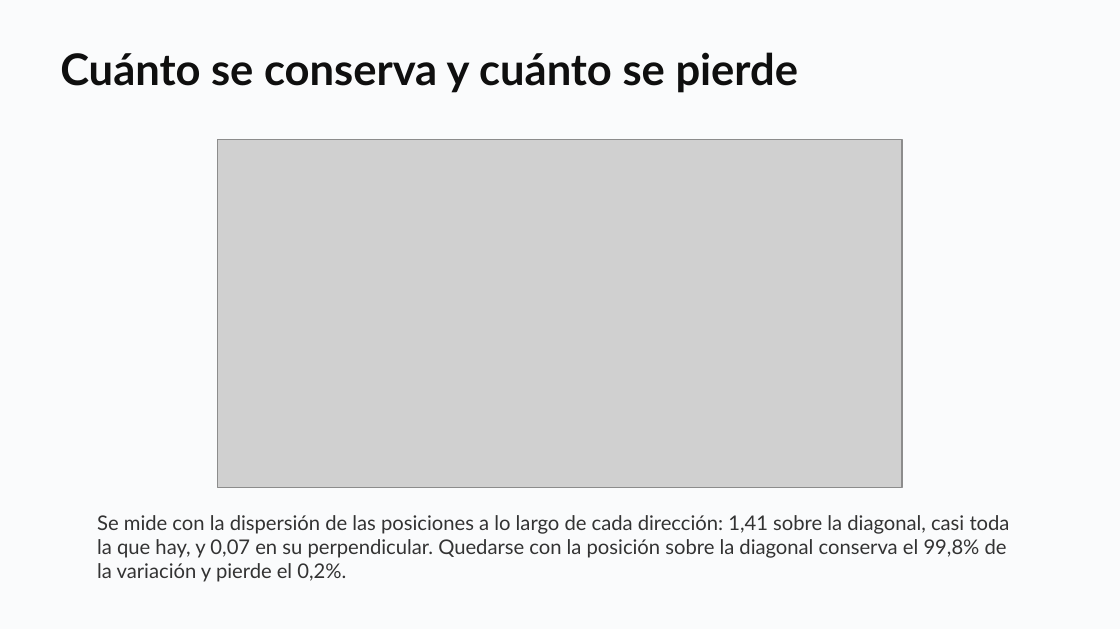
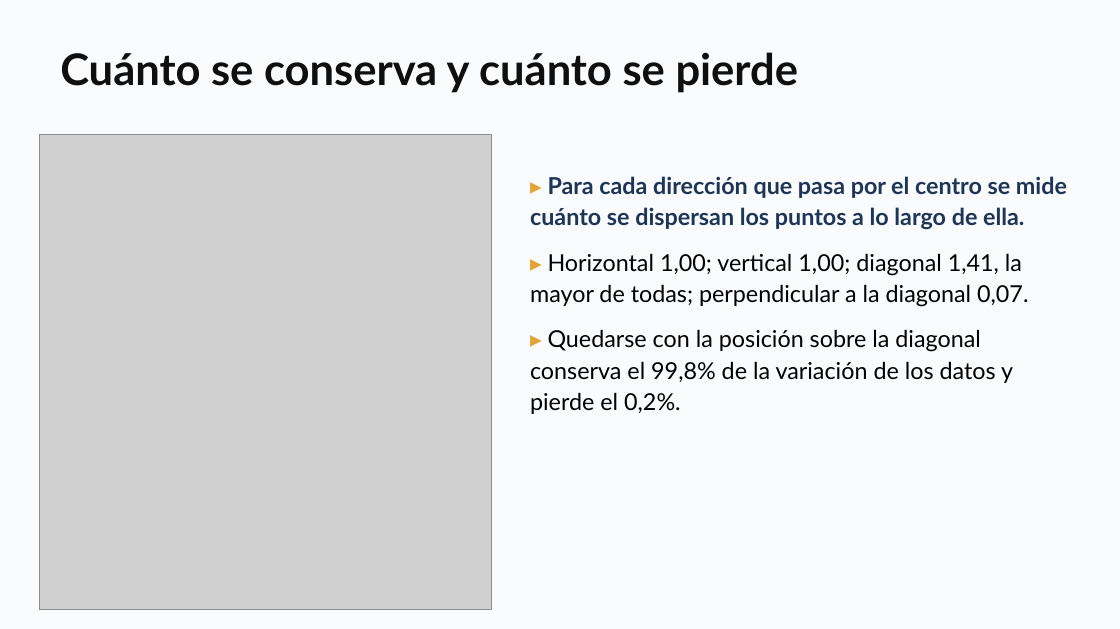
Before and after one commit to daniopitz/diplomado-cdd, a slide deck: slide 12 of presentaciones/clase08_componentes_principales.pptx. Drawn at 1120x629 pixels with LibreOffice and Linux fonts; fonts in the diff are those of the drawing; grey boxes stand for pictures. Boxes give left, top, right and bottom in pixels: in the first picture for what was removed or moved away, otherwise in the second. Text is boxed around its words. In the diff, an @@ line names an element or a change of style, - is before the commit and + after.

```diff
--- a/presentaciones/clase08_componentes_principales.pptx
+++ b/presentaciones/clase08_componentes_principales.pptx
@@ picture: place and size @@
-picture at [218,140,903,488]
+picture at [39,134,492,610]
@@ text at [530,176,1067,414]: text changed; size 13 to 15 pt; text colour #333333 to #000000 @@
-Se mide con la dispersión de las posiciones a lo largo de cada dirección: 1,41 sobre la diagonal, casi toda la que hay, y 0,07 en su perpendicular. Quedarse con la posición sobre la diagonal conserva el 99,8% de la variación y pierde el 0,2%.
+▸ Para cada dirección que pasa por el centro se mide cuánto se dispersan los puntos a lo largo de ella.
+▸ Horizontal 1,00; vertical 1,00; diagonal 1,41, la mayor de todas; perpendicular a la diagonal 0,07.
+▸ Quedarse con la posición sobre la diagonal conserva el 99,8% de la variación de los datos y pierde el 0,2%.
```
Also in this commit, not shown: 2 other slides changed, 1 slide added, 1 slide removed, 1 other file.
